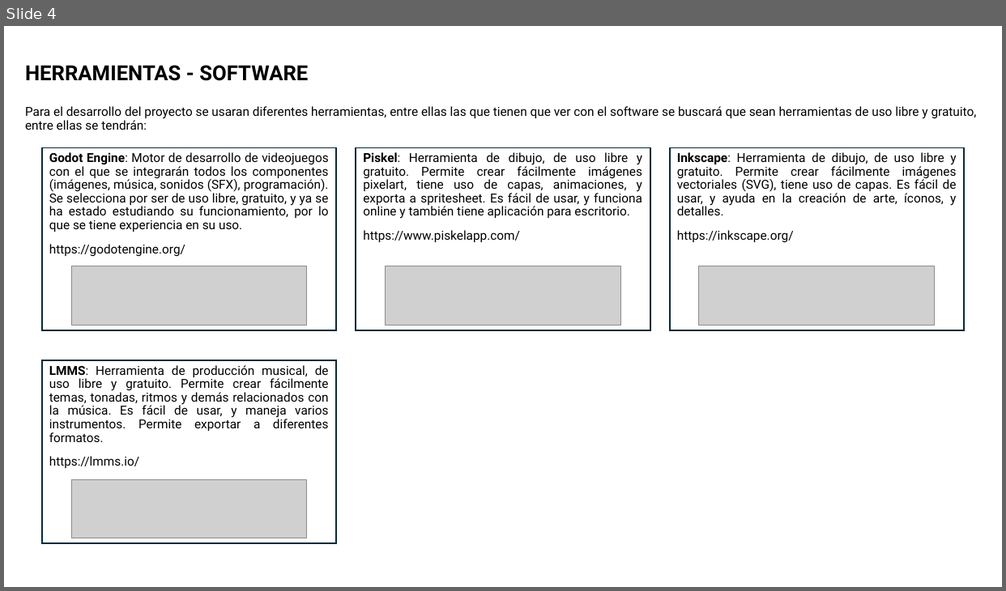
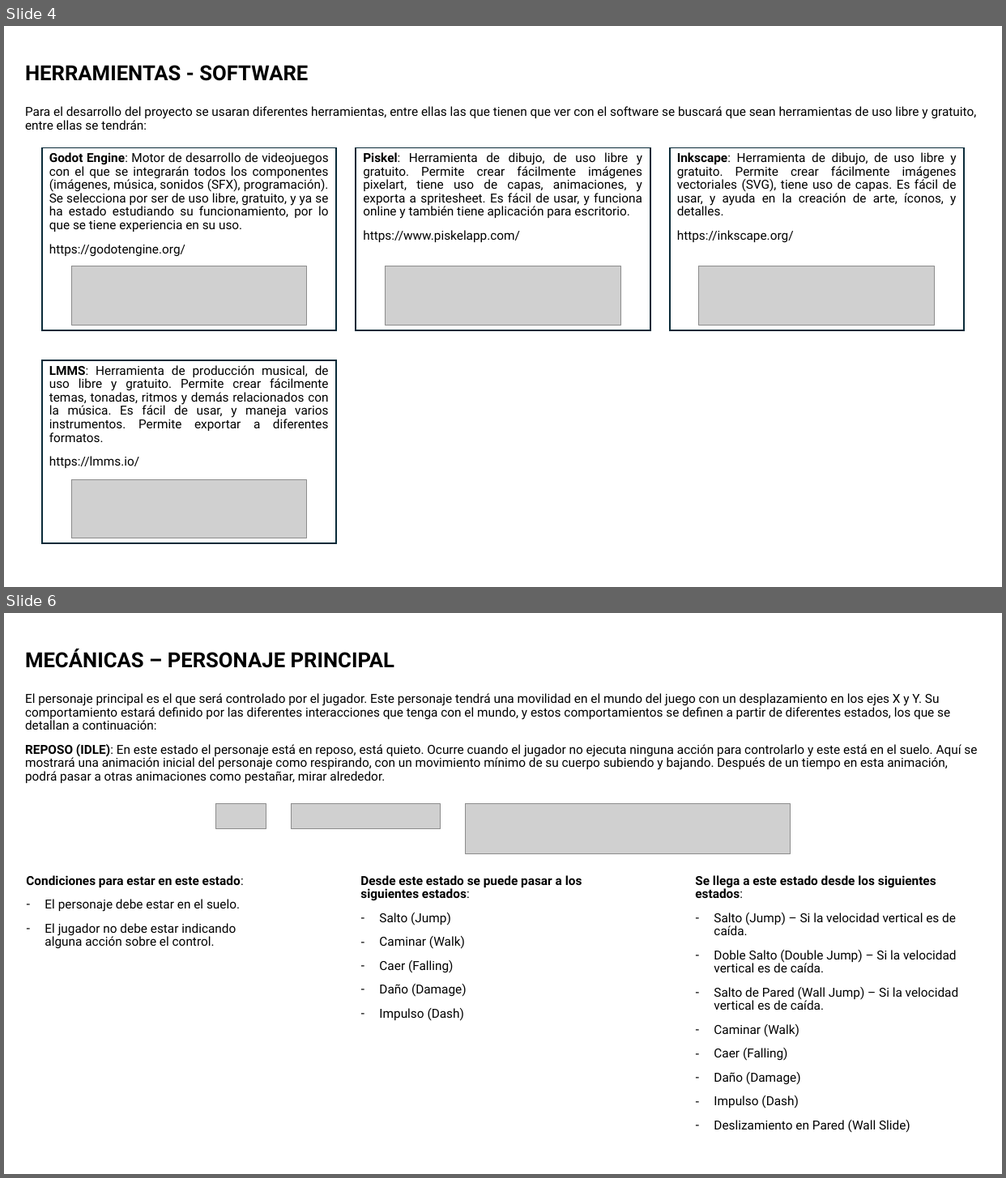
Before and after one commit to gaitanivan/Platformer-Game, a slide deck: docs/DOCUMENTO DE DISEÑO.pptx. Shown one above the other, each under a label of ours: slide 4 before the commit, slides 4 and 6 after it; the slides between them are not shown. The pictures are 1006x591 and 1006x1178 pixels, drawn with LibreOffice and Linux fonts; fonts in the diff are those of the drawing; grey boxes stand for pictures. Boxes give left, top, right and bottom in pixels: in the first picture for what was removed or moved away, otherwise in the second. Text is boxed around its words. In the diff, an @@ line names an element or a change of style, - is before the commit and + after.

Commit message:
Tareas Varias
- Se agrega documento base de diseño con los conceptos del juego.

- Se agrega el estado de Impulso (Dash) al personaje heroe.

- Se agrega el estado Aterrizaje (Landing) al personaje heroe.

- Se agrega la lógica necesaria para interactuar con estos estados.

```diff
--- a/docs/DOCUMENTO DE DISEÑO.pptx
+++ b/docs/DOCUMENTO DE DISEÑO.pptx
@@ slide 6 added at [4, 613, 1002, 1174], background #FFFFFF @@
@@ title added at [25, 649, 394, 668], 20 pt, text #000000, bold @@
+MECÁNICAS – PERSONAJE PRINCIPAL
@@ text added at [25, 693, 977, 783], 12 pt, text #000000 @@
+El personaje principal es el que será controlado por el jugador. Este personaje tendrá una movilidad en el mundo del juego con un desplazamiento en los ejes X y Y. Su comportamiento estará definido por las diferentes interacciones que tenga con el mundo, y estos comportamientos se definen a partir de diferentes estados, los que se detallan a continuación:
+REPOSO (IDLE): En este estado el personaje está en reposo, está quieto. Ocurre cuando el jugador no ejecuta ninguna acción para controlarlo y este está en el suelo. Aquí se mostrará una animación inicial del personaje como respirando, con un movimiento mínimo de su cuerpo subiendo y bajando. Después de un tiempo en esta animación, podrá pasar a otras animaciones como pestañar, mirar alrededor.
@@ picture added at [216, 804, 266, 828] @@
@@ picture added at [291, 804, 441, 828] @@
@@ picture added at [466, 804, 790, 854] @@
@@ text added at [26, 875, 244, 949], 12 pt, text #000000 @@
+Condiciones para estar en este estado:
+– El personaje debe estar en el suelo.
+– El jugador no debe estar indicando alguna acción sobre el control.
@@ text added at [360, 875, 582, 1021], 12 pt, text #000000 @@
+Desde este estado se puede pasar a los siguientes estados:
+– Salto (Jump)
+– Caminar (Walk)
+– Caer (Falling)
+– Daño (Damage)
+– Impulso (Dash)
@@ text added at [695, 875, 958, 1132], 12 pt, text #000000 @@
+Se llega a este estado desde los siguientes estados:
+– Salto (Jump) – Si la velocidad vertical es de caída.
+– Doble Salto (Double Jump) – Si la velocidad vertical es de caída.
+– Salto de Pared (Wall Jump) – Si la velocidad vertical es de caída.
+– Caminar (Walk)
+– Caer (Falling)
+– Daño (Damage)
+– Impulso (Dash)
+– Deslizamiento en Pared (Wall Slide)
```
Also in this commit, not shown: 1 slide changed, 11 other slides added, 25 other files.
